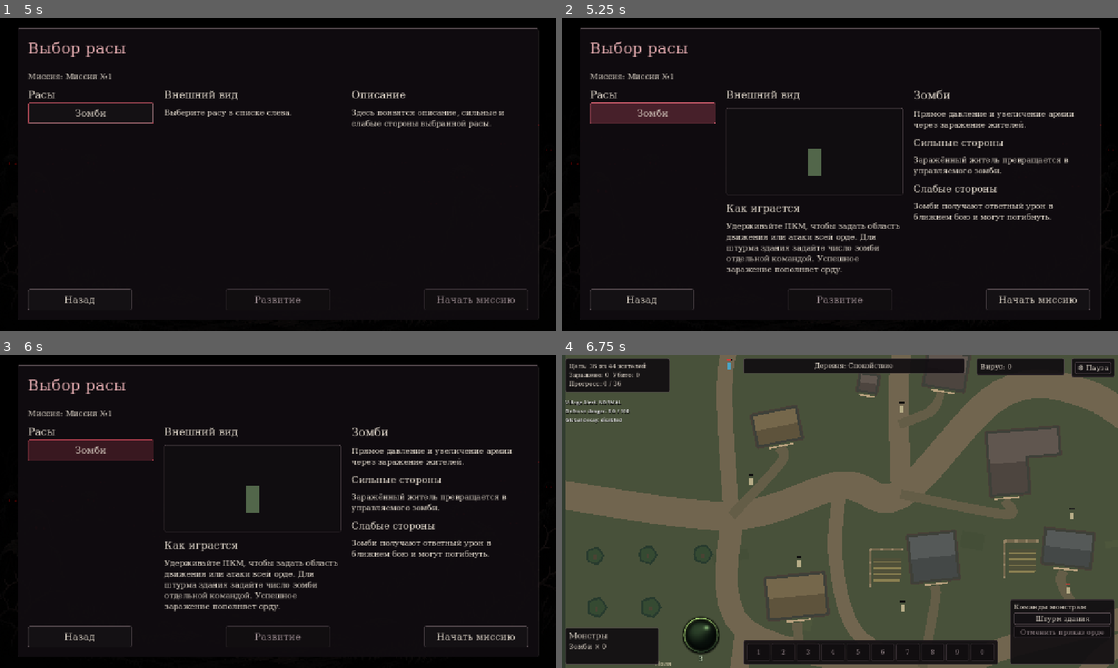
Above: before the commit, frames 1-4 (two rows, left to right).
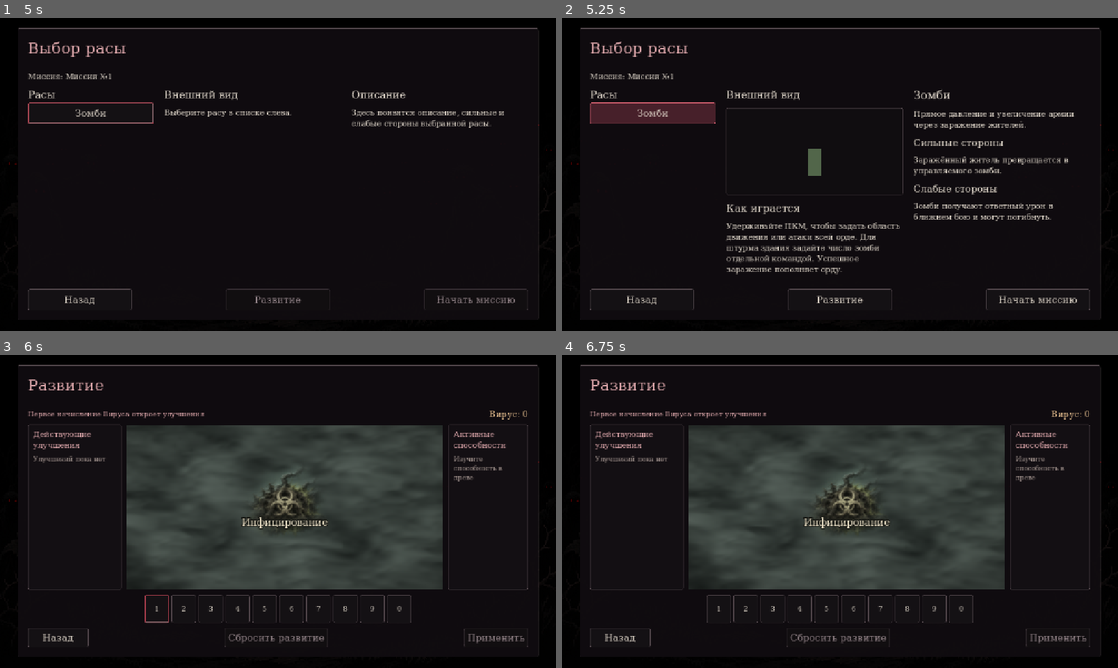
Above: after the commit, the same moments.

Repository: tivel47-ai/i-m-a-monster
Game: Godot game, scene res://scenes/main.tscn
The game is run twice, just before and just after one commit, with the same random seed, the same clock (stepped at 60 frames per second) and the same inputs.
Inputs (mouse positions are in pixels of both pictures, inside the frame that each line leads up to):
- Up to frame 1 (5 s): click "Начать игру" at 0.5 s; click "Тестовая карта" at 1.25 s; click "Миссия №1" at 2 s; click "Назад" at 2.75 s; click "Начать игру" at 3.5 s; click "Выбрать расу" at 4.25 s
- Up to frame 2 (5.25 s): click "Зомби" at 5 s
- Up to frame 3 (6 s): click (278, 636) at 5.75 s, where only the run after the commit has a clickable "Развитие"
- Up to frame 4 (6.75 s): click (1040, 636) at 6.5 s, where only the run before the commit has a clickable "Начать миссию"

Frame 1 is identical in both runs. In frame 2, 0.2% of the frame differs, in the area x 40-60%, y 86-92%; in frame 3, 33%; in frame 4, 74%, in the area x 0-100%, y 0-100%.

Commit message:
обновления экрана развития

Diff:
--- a/scripts/main.gd
+++ b/scripts/main.gd
@@ -652,9 +652,7 @@
 	_text(race_preview, "Внешний вид", 24)
 	start_button.disabled = not CATALOG.RACES.has(selected_race)
 	var has_progression: bool = CATALOG.MISSIONS[selected_mission].get("zombie_progression", false)
-	var tree_available: bool = progression.state.initial_unlocked or developer_mode
-	development_button.disabled = start_button.disabled or not has_progression or not tree_available
-	development_button.tooltip_text = "Откроется после первого начисления Вируса в Миссии №1" if has_progression and not tree_available else ""
+	development_button.disabled = start_button.disabled or not has_progression
 	if start_button.disabled:
 		_text(race_preview, "Выберите расу в списке слева.", 18)
 		_text(race_details, "Описание", 24)
--- a/scripts/zombie_development.gd
+++ b/scripts/zombie_development.gd
@@ -4,18 +4,13 @@
 
 const PROGRESSION = preload("res://scripts/zombie_progression.gd")
 const DARK_THEME = preload("res://scripts/dark_fantasy_theme.gd")
-const POSITIONS := {
-	PROGRESSION.FLESH: Vector2(0.27, 0.28),
-	PROGRESSION.BRUTE: Vector2(0.27, 0.72),
-	PROGRESSION.HUNGER: Vector2(0.73, 0.50),
-}
+const TREE = preload("res://scripts/zombie_development_tree.gd")
 
 var profile: PROGRESSION
 var developer_preview := false
 var draft: PROGRESSION.Draft
 var keys: Dictionary
-var tree: Control
-var fog: ColorRect
+var tree: TREE
 var nodes: Dictionary[String, Button] = {}
 var balance: Label
 var developer_controls: HBoxContainer
@@ -49,38 +44,18 @@
 	columns.add_theme_constant_override("separation", 12)
 	add_child(columns)
 	upgrades = _sidebar(columns, "Действующие улучшения", 216.0)
-	tree = Control.new()
+	tree = TREE.new()
 	tree.custom_minimum_size.y = 250
 	tree.size_flags_horizontal = Control.SIZE_EXPAND_FILL
-	tree.mouse_filter = Control.MOUSE_FILTER_PASS
-	tree.draw.connect(_draw_tree)
-	tree.resized.connect(tree.queue_redraw)
+	tree.initial_reveal_finished.connect(_refresh_nodes)
 	columns.add_child(tree)
 	learned = _sidebar(columns, "Активные способности", 184.0)
 	for id in PROGRESSION.NODES:
-		var button := _button(tree, "", _purchase.bind(id))
-		button.anchor_left = POSITIONS[id].x - 0.19
-		button.anchor_right = POSITIONS[id].x + 0.19
-		button.anchor_top = POSITIONS[id].y
-		button.anchor_bottom = POSITIONS[id].y
-		button.offset_top = -32
-		button.offset_bottom = 32
-		button.grow_vertical = Control.GROW_DIRECTION_BOTH
-		button.add_theme_font_size_override("font_size", 18)
-		button.text_overrun_behavior = TextServer.OVERRUN_TRIM_ELLIPSIS
+		var button := Button.new()
+		button.pressed.connect(_purchase.bind(id))
 		button.gui_input.connect(_refund_input.bind(id))
+		tree.add_upgrade(id, button)
 		nodes[id] = button
-	fog = ColorRect.new()
-	fog.color = Color("251d27d9")
-	fog.set_anchors_and_offsets_preset(Control.PRESET_FULL_RECT)
-	tree.add_child(fog)
-	var lock_text := _label(fog, "Развитие откроется после первого начисления Вируса в Миссии №1", 18)
-	lock_text.horizontal_alignment = HORIZONTAL_ALIGNMENT_CENTER
-	lock_text.vertical_alignment = VERTICAL_ALIGNMENT_CENTER
-	lock_text.mouse_filter = Control.MOUSE_FILTER_IGNORE
-	lock_text.set_anchors_and_offsets_preset(Control.PRESET_FULL_RECT)
-	lock_text.offset_left = 16
-	lock_text.offset_right = -16
 
 	var hotbar_center := CenterContainer.new()
 	add_child(hotbar_center)
@@ -165,18 +140,12 @@
 	keys = bindings
 	developer_preview = developer_mode
 	draft = profile.begin_edit()
-	_refresh()
-	var revealed: bool = draft.build.initial_unlocked
-	fog.visible = not developer_preview and (not revealed or not draft.build.reveal_seen)
-	fog.mouse_filter = Control.MOUSE_FILTER_STOP if not revealed else Control.MOUSE_FILTER_IGNORE
-	fog.modulate.a = 1.0
-	fog.get_child(0).visible = not revealed
-	if not developer_preview and revealed and not draft.build.reveal_seen:
+	var animate_reveal: bool = not developer_preview and draft.build.initial_unlocked and not draft.build.reveal_seen
+	if animate_reveal:
 		profile.mark_reveal_seen()
 		draft = profile.begin_edit()
-		var tween := create_tween()
-		tween.tween_property(fog, "modulate:a", 0.0, 0.75)
-		tween.tween_callback(fog.hide)
+	tree.begin(draft.build, developer_preview, animate_reveal)
+	_refresh()
 
 
 func request_exit() -> void:
@@ -194,14 +163,6 @@
 	button.pressed.connect(callback)
 	parent.add_child(button)
 	return button
-
-
-func _draw_tree() -> void:
-	tree.draw_rect(Rect2(Vector2.ZERO, tree.size), DARK_THEME.INK)
-	tree.draw_rect(Rect2(Vector2.ONE, tree.size - 2.0 * Vector2.ONE), DARK_THEME.EDGE, false)
-	var from: Vector2 = POSITIONS[PROGRESSION.FLESH] * tree.size
-	var to: Vector2 = POSITIONS[PROGRESSION.BRUTE] * tree.size
-	tree.draw_line(from, to, DARK_THEME.ACCENT, 2.0, true)
 
 
 func _purchase(id: String) -> void:
@@ -248,12 +209,21 @@
 		status.text = "Хранилище развития недоступно"
 	elif draft.changed():
 		status.text = "Есть неприменённые изменения"
+	elif not draft.build.initial_unlocked and not developer_preview:
+		status.text = "Первое начисление Вируса откроет улучшения"
 	apply_button.disabled = not draft.changed()
 	reset_button.disabled = draft.build.paid.is_empty()
+	tree.sync_ranks(draft.build)
+	_refresh_nodes()
+	_refresh_upgrades()
+	_refresh_abilities()
+
+
+func _refresh_nodes() -> void:
 	for id in nodes:
 		var spec: Dictionary = PROGRESSION.NODES[id]
 		var rank := PROGRESSION.level(draft.build, id)
-		var unlocked: bool = developer_preview or draft.build.get(spec.unlock, false)
+		var unlocked: bool = tree.upgrades_visible() and (developer_preview or draft.build.get(spec.unlock, false))
 		var button := nodes[id]
 		button.visible = unlocked
 		button.text = "%s\n%d/%d" % [spec.title, rank, spec.costs.size()] if unlocked else ""
@@ -261,8 +231,6 @@
 			button.text += "  ·  %d Вируса" % spec.costs[rank]
 		button.tooltip_text = _node_tooltip(id, rank) if unlocked else ""
 		button.modulate = Color("f4c889") if rank != PROGRESSION.level(draft.original, id) else Color.WHITE
-	_refresh_upgrades()
-	_refresh_abilities()
 
 
 func _refresh_upgrades() -> void:
--- /dev/null
+++ b/scripts/zombie_development_fog.gdshader
@@ -0,0 +1,70 @@
+shader_type canvas_item;
+render_mode unshaded;
+
+uniform float aspect;
+uniform vec2 content_scale = vec2(1.0);
+uniform bool preview = false;
+uniform int clearing_count = 0;
+// Each clearing stores its center in height units, radius, and influence.
+uniform vec4 clearings[40];
+uniform vec4 pulses[4];
+
+float grain(vec2 cell) {
+	uvec2 coords = uvec2(ivec2(cell));
+	uint bits = coords.x * 374761393u + coords.y * 668265263u;
+	bits = (bits ^ (bits >> 13u)) * 1274126177u;
+	return float((bits ^ (bits >> 16u)) & 65535u) / 65535.0;
+}
+
+float mist_noise(vec2 point) {
+	vec2 cell = floor(point);
+	vec2 step_uv = fract(point);
+	step_uv = step_uv * step_uv * (3.0 - 2.0 * step_uv);
+	return mix(
+		mix(grain(cell), grain(cell + vec2(1.0, 0.0)), step_uv.x),
+		mix(grain(cell + vec2(0.0, 1.0)), grain(cell + vec2(1.0)), step_uv.x),
+		step_uv.y
+	);
+}
+
+void fragment() {
+	vec2 art_uv = (UV - 0.5) / content_scale + 0.5;
+	vec2 sample_uv = clamp(art_uv, vec2(0.0), vec2(1.0));
+	vec2 point = art_uv * vec2(aspect, 1.0);
+	float inside = min(min(art_uv.x, 1.0 - art_uv.x), min(art_uv.y, 1.0 - art_uv.y));
+	float texture_edge = smoothstep(-0.02, 0.055, inside);
+	vec3 art = texture(TEXTURE, sample_uv).rgb;
+	float pulse = 0.0;
+	for (int i = 0; i < 4; i++) {
+		vec4 glow = pulses[i];
+		float rim = length(point - glow.xy);
+		pulse += glow.z * (1.0 - smoothstep(0.0, glow.w, rim));
+	}
+	float fibers = smoothstep(0.10, 0.68, art.g);
+	art += vec3(0.58, 0.67, 0.32) * pulse * fibers;
+
+	if (preview) {
+		art = mix(vec3(0.102, 0.13, 0.115), art, texture_edge);
+	} else {
+		vec2 drift = point + vec2(-TIME * 0.027, TIME * 0.011);
+		float billow = mist_noise(drift * vec2(3.5, 6.0));
+		float wisp = mist_noise(drift * vec2(8.0, 23.0) + billow * 2.1);
+		float fringe = mist_noise(drift * vec2(17.0, 39.0) - wisp * 1.3);
+		float vapor = 0.56 * billow + 0.32 * wisp + 0.12 * fringe;
+		vec2 wandering_edge = point + vec2(billow - 0.5, wisp - 0.5) * 0.059;
+		float opening = 0.0;
+		for (int i = 0; i < clearing_count; i++) {
+			vec4 area = clearings[i];
+			float distance_to_center = length(wandering_edge - area.xy);
+			float gap = 1.0 - smoothstep(area.z * 0.40, area.z, distance_to_center);
+			opening = max(opening, gap * area.w);
+		}
+		vec3 mist = mix(vec3(0.067, 0.082, 0.076), vec3(0.40, 0.45, 0.419), vapor);
+		// Low-frequency shadows hint at shapes under the fog without exposing emblems.
+		float shadow = 1.0 - smoothstep(0.065, 0.245, textureLod(TEXTURE, sample_uv, 5.0).g);
+		vec3 shrouded = mist - 0.072 * shadow * texture_edge * (1.0 - vapor);
+		art = mix(shrouded, art, texture_edge * opening * (1.0 - 0.20 * vapor));
+	}
+	float vignette = smoothstep(0.26, 0.71, length((UV - 0.5) * vec2(0.92, 0.88)));
+	COLOR = vec4(art * (1.0 - vignette * 0.31), 1.0);
+}
--- /dev/null
+++ b/scripts/zombie_development_tree.gd
@@ -0,0 +1,223 @@
+extends Control
+
+signal initial_reveal_finished
+
+const PROGRESSION = preload("res://scripts/zombie_progression.gd")
+const ART = preload("res://assets/ui/zombie_development_grave_roots.png")
+const FOG = preload("res://scripts/zombie_development_fog.gdshader")
+const NODE_IDS := [PROGRESSION.FLESH, PROGRESSION.BRUTE, PROGRESSION.HUNGER]
+const ASPECT := 1672.0 / 941.0
+const ART_SCALE := Vector2(ASPECT, 1.0)
+const CORE := Vector2(0.50, 0.474)
+const NODE_POSITIONS := {
+	PROGRESSION.FLESH: Vector2(0.289, 0.274),
+	PROGRESSION.BRUTE: Vector2(0.163, 0.122),
+	PROGRESSION.HUNGER: Vector2(0.726, 0.716),
+}
+# Coordinates follow the painted tendrils. Points after a node lead into the fog.
+const ROUTES := [
+	[CORE, Vector2(0.395, 0.493), Vector2(0.360, 0.468), Vector2(0.322, 0.457),
+		Vector2(0.306, 0.417), Vector2(0.322, 0.347), NODE_POSITIONS[PROGRESSION.FLESH],
+		Vector2(0.389, 0.219), Vector2(0.44, 0.193), Vector2(0.462, 0.137), Vector2(0.462, 0.084)],
+	[NODE_POSITIONS[PROGRESSION.FLESH], Vector2(0.246, 0.278), Vector2(0.225, 0.253),
+		Vector2(0.23, 0.211), Vector2(0.217, 0.187), Vector2(0.193, 0.175), NODE_POSITIONS[PROGRESSION.BRUTE]],
+	[CORE, Vector2(0.603, 0.555), Vector2(0.636, 0.556), Vector2(0.647, 0.596),
+		Vector2(0.639, 0.649), Vector2(0.675, 0.673), Vector2(0.685, 0.699), NODE_POSITIONS[PROGRESSION.HUNGER],
+		Vector2(0.768, 0.770), Vector2(0.789, 0.817), Vector2(0.756, 0.886)],
+]
+const NODE_POINT_INDICES := [6, 6, 7]
+const REVEAL_START := Vector3(0.0, 0.55, 0.08)
+const REVEAL_END := Vector3(0.60, 1.0, 0.83)
+const PULSE_PERIODS := Vector3(7.4, 11.3, 8.7)
+const PULSE_DELAYS := Vector3(1.3, 5.2, 3.1)
+const PULSE_DURATION := 1.7
+const CLEARING_LIMIT := 40
+const CLEARING_STEP := 0.075
+
+var reveal_front := 0.0
+var spread := Vector3.ZERO
+var _target_reveal := 0.0
+var _target_spread := Vector3.ZERO
+var _preview := false
+var _elapsed := 0.0
+var _overlay: Control
+var _core_title: Label
+var _material: ShaderMaterial
+var _buttons: Dictionary[String, Button] = {}
+var _paths: Array[Curve2D] = []
+var _node_distances := PackedFloat32Array()
+
+
+func _ready() -> void:
+	mouse_filter = Control.MOUSE_FILTER_PASS
+	clip_contents = true
+	for index in ROUTES.size():
+		var points: Array = ROUTES[index]
+		var path := Curve2D.new()
+		path.bake_interval = 0.02
+		var distance := 0.0
+		for point_index in points.size():
+			var point: Vector2 = points[point_index] * ART_SCALE
+			path.add_point(point)
+			if point_index > 0:
+				var previous: Vector2 = points[point_index - 1] * ART_SCALE
+				distance += previous.distance_to(point)
+			if point_index == NODE_POINT_INDICES[index]:
+				_node_distances.append(distance)
+		_paths.append(path)
+
+	var art := TextureRect.new()
+	art.texture = ART
+	art.expand_mode = TextureRect.EXPAND_IGNORE_SIZE
+	art.texture_filter = CanvasItem.TEXTURE_FILTER_LINEAR_WITH_MIPMAPS
+	art.mouse_filter = Control.MOUSE_FILTER_IGNORE
+	_material = ShaderMaterial.new()
+	_material.shader = FOG
+	_material.set_shader_parameter("aspect", ASPECT)
+	art.material = _material
+	add_child(art)
+	art.set_anchors_and_offsets_preset(Control.PRESET_FULL_RECT)
+	_overlay = Control.new()
+	_overlay.mouse_filter = Control.MOUSE_FILTER_IGNORE
+	add_child(_overlay)
+
+	_core_title = Label.new()
+	_core_title.text = "Инфицирование"
+	_core_title.horizontal_alignment = HORIZONTAL_ALIGNMENT_CENTER
+	_core_title.add_theme_color_override("font_color", Color("ede2c8"))
+	_core_title.add_theme_color_override("font_outline_color", Color("141511"))
+	_core_title.add_theme_constant_override("outline_size", 8)
+	_core_title.mouse_filter = Control.MOUSE_FILTER_IGNORE
+	_overlay.add_child(_core_title)
+	resized.connect(_layout)
+	visibility_changed.connect(_update_processing)
+	_layout()
+	_update_fog()
+	_update_pulses()
+	_update_processing()
+
+
+func add_upgrade(id: String, button: Button) -> void:
+	_buttons[id] = button
+	button.flat = true
+	button.alignment = HORIZONTAL_ALIGNMENT_LEFT
+	button.text_overrun_behavior = TextServer.OVERRUN_TRIM_ELLIPSIS
+	button.mouse_default_cursor_shape = Control.CURSOR_POINTING_HAND
+	button.add_theme_color_override("font_color", Color("ede2c8"))
+	button.add_theme_color_override("font_outline_color", Color("10130f"))
+	button.add_theme_constant_override("outline_size", 8)
+	var focus := StyleBoxFlat.new()
+	focus.bg_color = Color(0.22, 0.26, 0.14, 0.23)
+	focus.border_color = Color("8a905f")
+	focus.set_border_width_all(1)
+	focus.set_corner_radius_all(5)
+	button.add_theme_stylebox_override("focus", focus)
+	_overlay.add_child(button)
+	_layout()
+
+
+func begin(build: Dictionary, preview: bool, animate_reveal: bool) -> void:
+	_preview = preview
+	_target_reveal = 1.0 if build.initial_unlocked else 0.0
+	reveal_front = 0.0 if animate_reveal else _target_reveal
+	sync_ranks(build)
+	spread = _target_spread
+	_material.set_shader_parameter("preview", _preview)
+	_update_fog()
+	_update_pulses()
+
+
+func sync_ranks(build: Dictionary) -> void:
+	for index in NODE_IDS.size():
+		var id: String = NODE_IDS[index]
+		_target_spread[index] = float(PROGRESSION.level(build, id)) / PROGRESSION.NODES[id].costs.size()
+
+
+func upgrades_visible() -> bool:
+	return _preview or reveal_front >= 1.0
+
+
+func _layout() -> void:
+	if size.x <= 0.0 or size.y <= 0.0:
+		return
+	var height := minf(size.y, size.x / ASPECT)
+	_overlay.size = Vector2(height * ASPECT, height)
+	_overlay.position = (size - _overlay.size) * 0.5
+	_material.set_shader_parameter("content_scale", _overlay.size / size)
+	_core_title.add_theme_font_size_override("font_size", clampi(roundi(_overlay.size.x * 0.034), 19, 30))
+	_core_title.position = Vector2(0.23, 0.554) * _overlay.size
+	_core_title.size = Vector2(_overlay.size.x * 0.54, 0.0)
+	for id in _buttons:
+		var button := _buttons[id]
+		var center: Vector2 = NODE_POSITIONS[id] * _overlay.size
+		var icon_half := maxf(18.0, _overlay.size.x * 0.045)
+		var button_height := maxf(47.0, icon_half * 1.75)
+		var font_size := clampi(roundi(_overlay.size.x * 0.023), 14, 19)
+		var width := minf(_overlay.size.x - center.x + icon_half - 4.0, 2.0 * icon_half + font_size * 9.2)
+		var margins := StyleBoxEmpty.new()
+		margins.content_margin_left = 1.95 * icon_half
+		margins.content_margin_right = 1.0
+		for state in [&"normal", &"hover", &"pressed", &"hover_pressed"]:
+			button.add_theme_stylebox_override(state, margins)
+		button.add_theme_font_size_override("font_size", font_size)
+		button.position = center - Vector2(icon_half, button_height * 0.5)
+		button.size = Vector2(width, button_height)
+
+
+func _update_processing() -> void:
+	set_process(is_visible_in_tree())
+
+
+func _process(delta: float) -> void:
+	_elapsed += delta
+	var was_visible := upgrades_visible()
+	var next_front := move_toward(reveal_front, _target_reveal, delta / 1.3)
+	var next_spread := spread.move_toward(_target_spread, delta * 1.25)
+	if next_front != reveal_front or next_spread != spread:
+		reveal_front = next_front
+		spread = next_spread
+		_update_fog()
+		if not was_visible and upgrades_visible():
+			initial_reveal_finished.emit()
+	_update_pulses()
+
+
+func _update_fog() -> void:
+	if _preview:
+		return
+	var clearings := PackedVector4Array()
+	var core := CORE * ART_SCALE
+	clearings.append(Vector4(core.x, core.y, 0.266, 1.0))
+	for index in _paths.size():
+		var phase := smoothstep(REVEAL_START[index], REVEAL_END[index], reveal_front)
+		if phase <= 0.0:
+			continue
+		var path := _paths[index]
+		var to_node := _node_distances[index]
+		var clearing_radius := lerpf(0.081, 0.145, spread[index])
+		var front := lerpf(to_node, path.get_baked_length(), spread[index]) * phase
+		var count := ceili(front / CLEARING_STEP)
+		for step in range(1, count + 1):
+			var point := path.sample_baked(front * step / count)
+			clearings.append(Vector4(point.x, point.y, clearing_radius, 1.0))
+		var node := path.sample_baked(to_node)
+		var node_opening := smoothstep(0.65, 1.0, phase)
+		clearings.append(Vector4(node.x, node.y, 0.14 + spread[index] * 0.045, node_opening))
+	_material.set_shader_parameter("clearing_count", mini(clearings.size(), CLEARING_LIMIT))
+	clearings.resize(CLEARING_LIMIT)
+	_material.set_shader_parameter("clearings", clearings)
+
+
+func _update_pulses() -> void:
+	var pulses := PackedVector4Array()
+	var core := CORE * ART_SCALE
+	var core_phase := clampf((fposmod(_elapsed + 0.6, 5.9) - 0.3) / 1.9, 0.0, 1.0)
+	pulses.append(Vector4(core.x, core.y, 0.22 * sin(core_phase * PI), 0.205))
+	for index in _paths.size():
+		var phase := clampf(fposmod(_elapsed - PULSE_DELAYS[index], PULSE_PERIODS[index]) / PULSE_DURATION, 0.0, 1.0)
+		var distance := minf(1.0, phase / 0.72) * _node_distances[index]
+		var point := _paths[index].sample_baked(distance)
+		var energy := (0.21 + 0.12 * spread[index]) * sin(phase * PI) if upgrades_visible() else 0.0
+		var radius := lerpf(0.060, 0.115, smoothstep(0.56, 0.82, phase))
+		pulses.append(Vector4(point.x, point.y, energy, radius))
+	_material.set_shader_parameter("pulses", pulses)
--- a/tests/metaprogression_validation.gd
+++ b/tests/metaprogression_validation.gd
@@ -78,11 +78,16 @@
 	app.selected_race = "zombie"
 	app._show(app.Screen.RACES)
 	app._update_preview()
-	check(app.development_button.disabled, "Fresh profile cannot open development")
+	check(not app.development_button.disabled, "Fresh profile can inspect the core ability")
+	app._open_development()
+	check(app.screen == app.Screen.DEVELOPMENT and not app.development.tree.upgrades_visible()
+		and app.development.nodes.values().all(func(node): return not node.visible and node.tooltip_text.is_empty())
+		and not app.progression.state.reveal_seen, "Before Virus, fog hides every purchasable node and its input")
+	app.development.request_exit()
 	app.developer_mode = true
 	app._update_preview()
 	app._open_development()
-	check(app.screen == app.Screen.DEVELOPMENT and not app.development.fog.visible
+	check(app.screen == app.Screen.DEVELOPMENT and app.development.tree.upgrades_visible()
 		and app.development.nodes.values().all(func(node): return node.visible and not node.tooltip_text.is_empty())
 		and not app.progression.state.initial_unlocked and not app.progression.state.reveal_seen,
 		"Developer mode reveals every node without changing persistent unlocks")
@@ -116,7 +121,7 @@
 func _first_run() -> void:
 	_enter_mission()
 	check(app.progression.state.virus == 0 and not app.progression.state.initial_unlocked,
-		"Fresh profile remains locked on mission launch")
+		"Purchasable development remains locked on mission launch with a fresh profile")
 	check(mission.zombie_infection.charges == 3 and mission.mission_hud.ability_slots.size() == 10
 		and mission.mission_build.available_uses == 0, "Only the dedicated core ability starts usable")
 	var hidden = app.progression.begin_edit()
@@ -142,7 +147,7 @@
 	_leave()
 	check(app.screen == app.Screen.ATTEMPT_SUMMARY and "за попытку: 1" in app.attempt_text.text
 		and "Открыты улучшения" in app.attempt_text.text and app.progression.state.initial_unlocked,
-		"First Virus opens development before victory and voluntary exit reports it")
+		"First Virus reveals the upgrades before victory and voluntary exit reports it")
 	check(PROGRESSION.new(save_path).state.virus == 1, "Conversion credit is already on disk")
 	await process_frame
 	_enter_mission()
@@ -165,8 +170,11 @@
 	app.progression.state.virus = 100
 	app._open_development()
 	var editor = app.development
-	check(editor.nodes.size() == 3 and editor.fog.visible and app.progression.state.reveal_seen,
-		"First visit reveals three nodes and records the one-time fog animation")
+	check(editor.nodes.size() == 3 and not editor.tree.upgrades_visible() and app.progression.state.reveal_seen,
+		"First visit after Virus starts the one-time fog animation")
+	await create_timer(1.4).timeout
+	check(editor.tree.upgrades_visible() and editor.nodes.values().all(func(node): return node.visible),
+		"Fog retreat exposes the three purchasable nodes")
 	check(not editor.draft.purchase_block(BRUTE).is_empty(), "Missing Flesh II is reported")
 	editor._purchase(BRUTE)
 	editor._purchase(FLESH)
@@ -194,7 +202,8 @@
 	check(app.screen == app.Screen.RACES and app.progression.state.virus == 100,
 		"Exit without saving discards the provisional changes")
 	app._open_development()
-	check(not editor.fog.visible, "Fog does not replay on a second visit")
+	check(editor.tree.upgrades_visible() and editor.tree.spread == Vector3.ZERO,
+		"A second visit skips the first reveal and discards unapplied fog growth")
 	for id in [FLESH, FLESH, BRUTE, HUNGER, HUNGER, HUNGER]:
 		if id == HUNGER and PROGRESSION.level(editor.draft.build, HUNGER) == 2:
 			# Fixture funds for a third tactical use.
@@ -202,6 +211,8 @@
 		editor._purchase(id)
 	await process_frame
 	await process_frame
+	check(editor.tree.spread.x > 0.0 and editor.tree.spread.y > 0.0 and editor.tree.spread.z > 0.0,
+		"Purchases advance the fog front along the upgraded branches")
 	var learned: Button = editor.learned.get_child(0)
 	var slot: Button = editor.slots[2]
 	var tree_rect: Rect2 = editor.tree.get_global_rect()
@@ -461,7 +472,7 @@
 	await process_frame
 	var editor = app.development
 	var draft = editor.draft
-	check(editor.reset_button.text == "Сбросить развитие" and editor.tree.get_child_count() == editor.nodes.size() + 1,
+	check(editor.reset_button.text == "Сбросить развитие" and not editor.tree.is_ancestor_of(editor.reset_button),
 		"The tree has a single reset button in the footer")
 	_click_control(editor.nodes[FLESH], MOUSE_BUTTON_RIGHT)
 	check(PROGRESSION.level(draft.build, FLESH) == 1 and PROGRESSION.level(draft.build, BRUTE) == 0
Binary file added: assets/ui/zombie_development_grave_roots.png
Not shown, added: assets/ui/zombie_development_grave_roots.png.import
Binary file changed: docs/Схема меню.png
Not shown, added: scripts/zombie_development_fog.gdshader.uid
Not shown, added: scripts/zombie_development_tree.gd.uid
Not shown, changed: docs/game_design.md
Not shown, changed: docs/metaprogression.md
Not shown, changed: docs/technical_design.md
